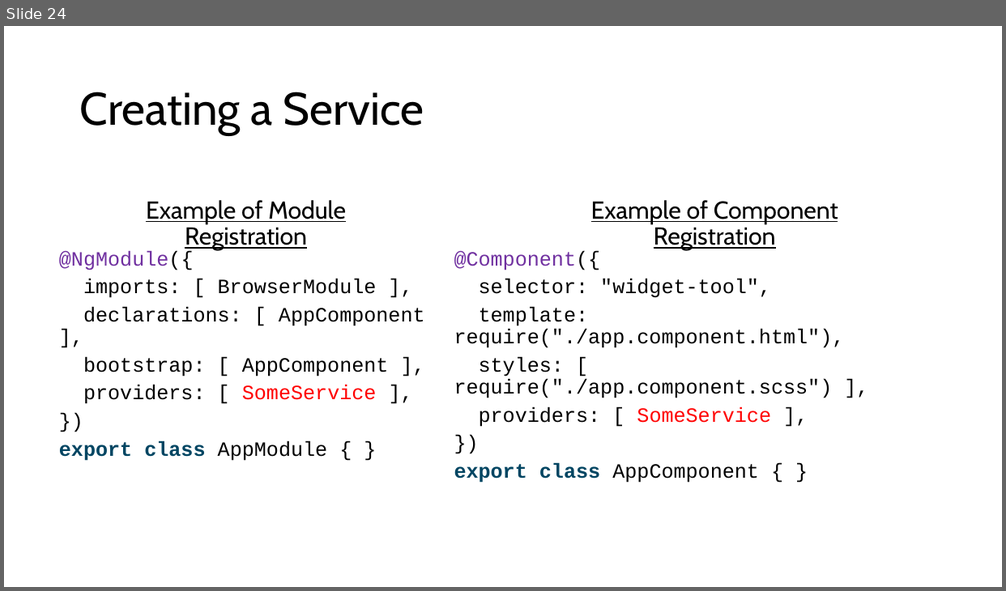
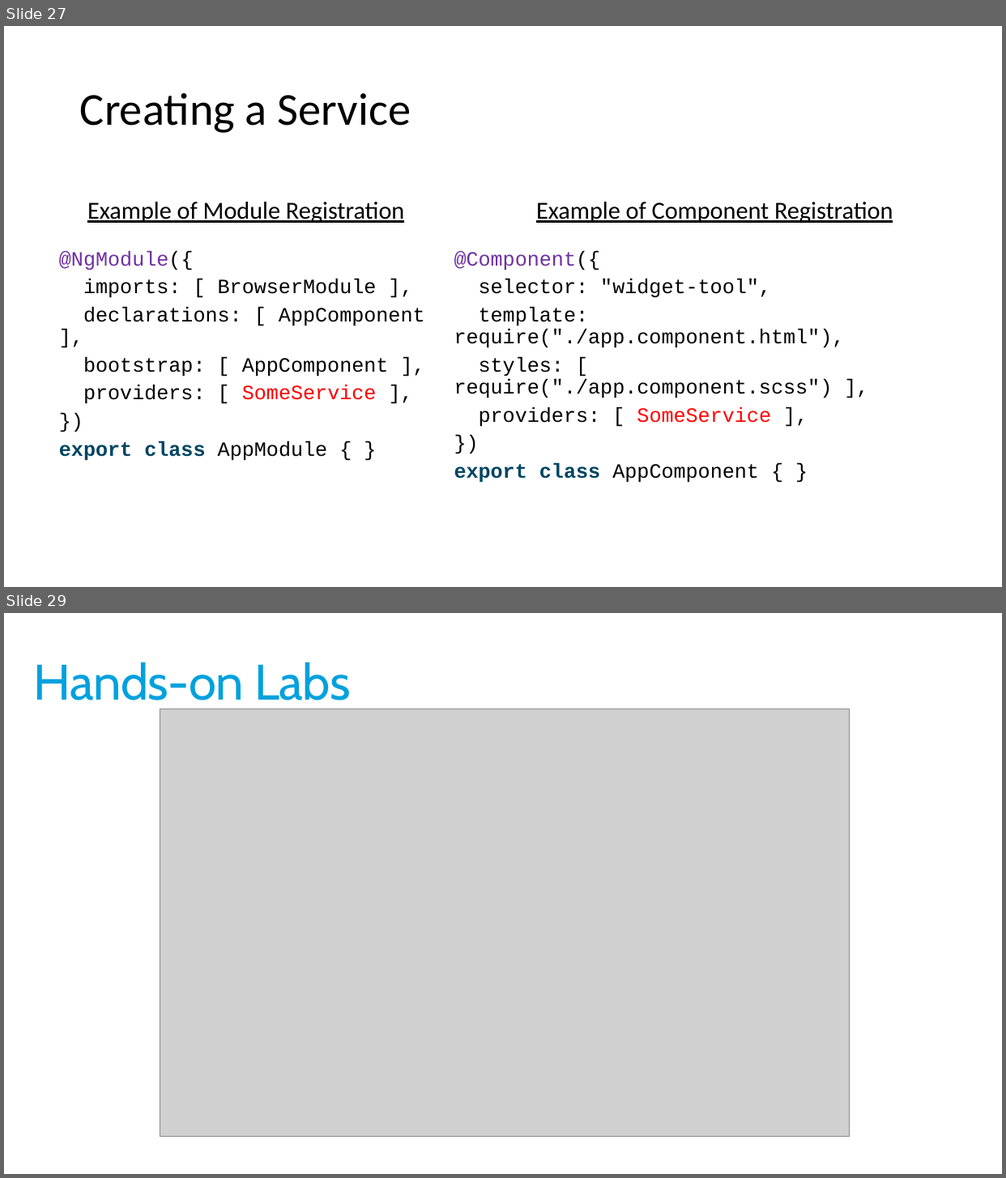
Before and after one commit to DevScope/HandsOn-Angular, a slide deck: Session 1 - Introduction and Slides/Introduction to Angular.pptx. Shown one above the other, each under a label of ours: slide 24 before the commit, slides 27 and 29 after it; the slides between them are not shown. The pictures are 1006x591 and 1006x1178 pixels, drawn with LibreOffice and Linux fonts; fonts in the diff are those of the drawing; grey boxes stand for pictures. Boxes give left, top, right and bottom in pixels: in the first picture for what was removed or moved away, otherwise in the second. Text is boxed around its words. In the diff, an @@ line names an element or a change of style, - is before the commit and + after.

```diff
--- a/Session 1 - Introduction and Slides/Introduction to Angular.pptx
+++ b/Session 1 - Introduction and Slides/Introduction to Angular.pptx
@@ slide 29 added at (4, 613, 1002, 1174), background #FFFFFF @@
@@ title added at (33, 662, 351, 711), 48 pt, text #01A1DD @@
+Hands-on Labs
@@ picture added at (160, 709, 850, 1137) @@
@@ what was slide 24 is now slide 27 @@
@@ slide 27 changed as well @@
@@ font Cabin to Calibri in 3 elements at (80, 93, 411, 133), (87, 202, 404, 224), (536, 202, 893, 224) @@
```
Also in this commit, not shown: 21 other slides changed, 7 other slides added, 3 slides removed, 2 other files.
